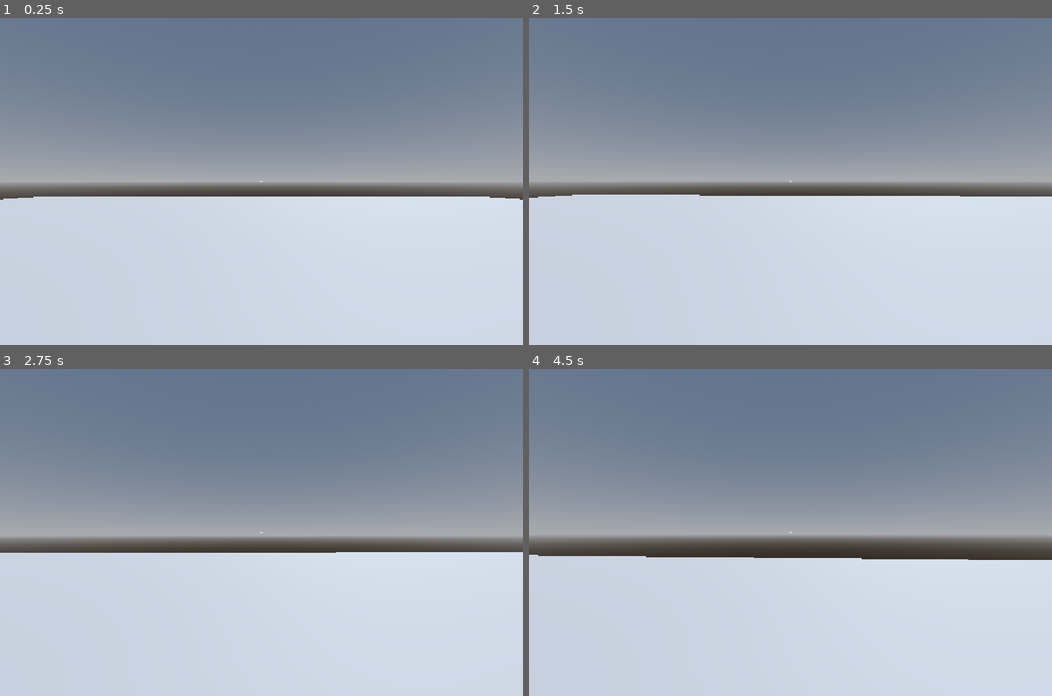
Above: before the commit, frames 1-4 (two rows, left to right).
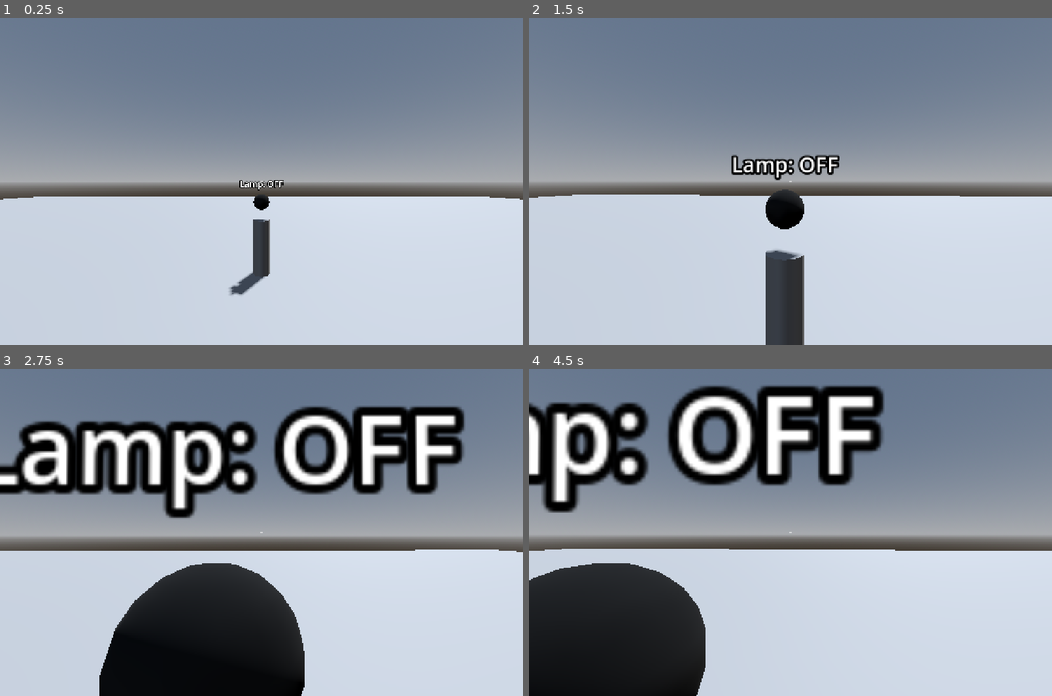
Above: after the commit, the same moments.

Repository: snddude/godot-interaction_system
Game: Godot game, scene res://testing/resources/scenes/main.tscn
Same seed, same stepped clock (60 frames per second), same inputs: the game is played once before the commit and once after it.
Inputs (mouse positions are in pixels of both pictures, inside the frame that each line leads up to):
- Up to frame 1 (0.25 s): no input
- Up to frame 2 (1.5 s): move the mouse to (816, 181) at 0.52 s; hold E (Interact) 0.53-1.28 s; hold W (forward) from 0.53 s (still down); tap Space (jump) at 0.77 s; move the mouse to (764, 181) at 1.27 s; tap E (Interact) at 1.35 s
- Up to frame 3 (2.75 s): keep holding W (forward); tap Space (jump) at 1.52 s; move the mouse to (271, 525) at 2.02 s; hold E (Interact) from 2.03 s (still down)
- Up to frame 4 (4.5 s): keep holding W (forward); move the mouse to (785, 539) at 2.77 s; release E (Interact) at 2.78 s; tap E (Interact) at 2.85, 4.35 s; tap Space (jump) at 3.02, 3.77 s; move the mouse to (827, 535) at 3.52 s; hold E (Interact) 3.53-4.28 s; tap Enter at 4.25 s; move the mouse to (748, 529) at 4.27 s

The runs differ from the first frame. In frame 1, 1.1% of the frame differs, in the area x 43-55%, y 49-85%; in frame 2, 3.8%; in frame 3, 32%, in the area x 0-99%, y 11-100%; in frame 4, 31%.

Commit message:
Create lamp interactable

Diff:
--- a/testing/resources/scenes/main.tscn
+++ b/testing/resources/scenes/main.tscn
@@ -1,6 +1,7 @@
 [gd_scene format=3 uid="uid://bhlj1do32i2lb"]
 
 [ext_resource type="PackedScene" uid="uid://dm8qf3mrymlxs" path="res://testing/resources/scenes/prefabs/interacting_player.tscn" id="1_grvg4"]
+[ext_resource type="PackedScene" uid="uid://bkt1uun5w07d4" path="res://testing/resources/scenes/prefabs/lamp.tscn" id="2_qd545"]
 
 [sub_resource type="ProceduralSkyMaterial" id="ProceduralSkyMaterial_grvg4"]
 sky_horizon_color = Color(0.66224277, 0.6717428, 0.6867428, 1)
@@ -62,3 +63,15 @@
 shape = SubResource("WorldBoundaryShape3D_qd545")
 
 [node name="InteractingPlayer" parent="." unique_id=1875158480 instance=ExtResource("1_grvg4")]
+
+[node name="Lamp" parent="." unique_id=208166066 instance=ExtResource("2_qd545")]
+transform = Transform3D(1, 0, 0, 0, 1, 0, 0, 0, 1, 0, 0, -4)
+
+[node name="Lamp2" parent="." unique_id=2109592026 instance=ExtResource("2_qd545")]
+transform = Transform3D(1, 0, 0, 0, 1, 0, 0, 0, 1, 0, 0, 4)
+
+[node name="Lamp3" parent="." unique_id=1831704040 instance=ExtResource("2_qd545")]
+transform = Transform3D(1, 0, 0, 0, 1, 0, 0, 0, 1, 4, 0, 0)
+
+[node name="Lamp4" parent="." unique_id=512307205 instance=ExtResource("2_qd545")]
+transform = Transform3D(1, 0, 0, 0, 1, 0, 0, 0, 1, -4, 0, 0)
--- /dev/null
+++ b/testing/resources/scenes/prefabs/lamp.tscn
@@ -0,0 +1,61 @@
+[gd_scene format=3 uid="uid://bkt1uun5w07d4"]
+
+[ext_resource type="Script" uid="uid://dkrrkulc7rlnh" path="res://addons/interaction_system/scripts/components/interactable.gd" id="1_oo5dh"]
+[ext_resource type="Script" uid="uid://3o4wkk0svgxb" path="res://testing/scripts/prefabs/lamp.gd" id="1_os6hk"]
+
+[sub_resource type="StandardMaterial3D" id="StandardMaterial3D_os6hk"]
+resource_local_to_scene = true
+albedo_color = Color(0, 0, 0, 1)
+emission = Color(1, 0.81960785, 0.5803922, 1)
+
+[sub_resource type="SphereMesh" id="SphereMesh_ilxo7"]
+resource_local_to_scene = true
+material = SubResource("StandardMaterial3D_os6hk")
+radius = 0.15
+height = 0.3
+radial_segments = 20
+rings = 10
+
+[sub_resource type="CylinderMesh" id="CylinderMesh_os6hk"]
+top_radius = 0.15
+bottom_radius = 0.15
+height = 1.0
+radial_segments = 20
+
+[sub_resource type="BoxShape3D" id="BoxShape3D_ilxo7"]
+size = Vector3(0.3, 1.5, 0.3)
+
+[node name="Lamp" type="StaticBody3D" unique_id=208166066 node_paths=PackedStringArray("light", "label", "bulb")]
+script = ExtResource("1_os6hk")
+light = NodePath("OmniLight3D")
+label = NodePath("Label3D")
+bulb = NodePath("Bulb")
+
+[node name="Label3D" type="Label3D" parent="." unique_id=307340535]
+transform = Transform3D(1, 0, 0, 0, 1, 0, 0, 0, 1, 0, 1.1767023, 0)
+billboard = 2
+text = "Lamp: OFF"
+
+[node name="OmniLight3D" type="OmniLight3D" parent="." unique_id=1184169921]
+transform = Transform3D(1, 0, 0, 0, 1, 0, 0, 0, 1, 0, 0.83452415, 0)
+visible = false
+light_color = Color(1, 0.81960785, 0.5803922, 1)
+shadow_enabled = true
+omni_range = 10.0
+
+[node name="Bulb" type="MeshInstance3D" parent="." unique_id=1243645069]
+transform = Transform3D(1, 0, 0, 0, 1, 0, 0, 0, 1, 0, 0.83452415, 0)
+mesh = SubResource("SphereMesh_ilxo7")
+
+[node name="Stand" type="MeshInstance3D" parent="." unique_id=947994768]
+mesh = SubResource("CylinderMesh_os6hk")
+
+[node name="CollisionShape3D" type="CollisionShape3D" parent="." unique_id=1079895969]
+transform = Transform3D(1, 0, 0, 0, 1, 0, 0, 0, 1, 0, 0.25, 0)
+shape = SubResource("BoxShape3D_ilxo7")
+
+[node name="Interactable" type="Node" parent="." unique_id=580331200]
+script = ExtResource("1_oo5dh")
+metadata/_custom_type_script = "uid://dkrrkulc7rlnh"
+
+[connection signal="interacted" from="Interactable" to="." method="toggle"]
--- /dev/null
+++ b/testing/scripts/prefabs/lamp.gd
@@ -0,0 +1,13 @@
+class_name Lamp
+extends StaticBody3D
+
+@export_group("Nodes")
+@export var light: OmniLight3D
+@export var label: Label3D
+@export var bulb: MeshInstance3D
+
+
+func toggle() -> void:
+	light.visible = !light.visible
+	label.text = "Lamp: ON" if light.visible else "Lamp: OFF"
+	bulb.get_active_material(0).emission_enabled = light.visible
Not shown, added: testing/scripts/prefabs/lamp.gd.uid
